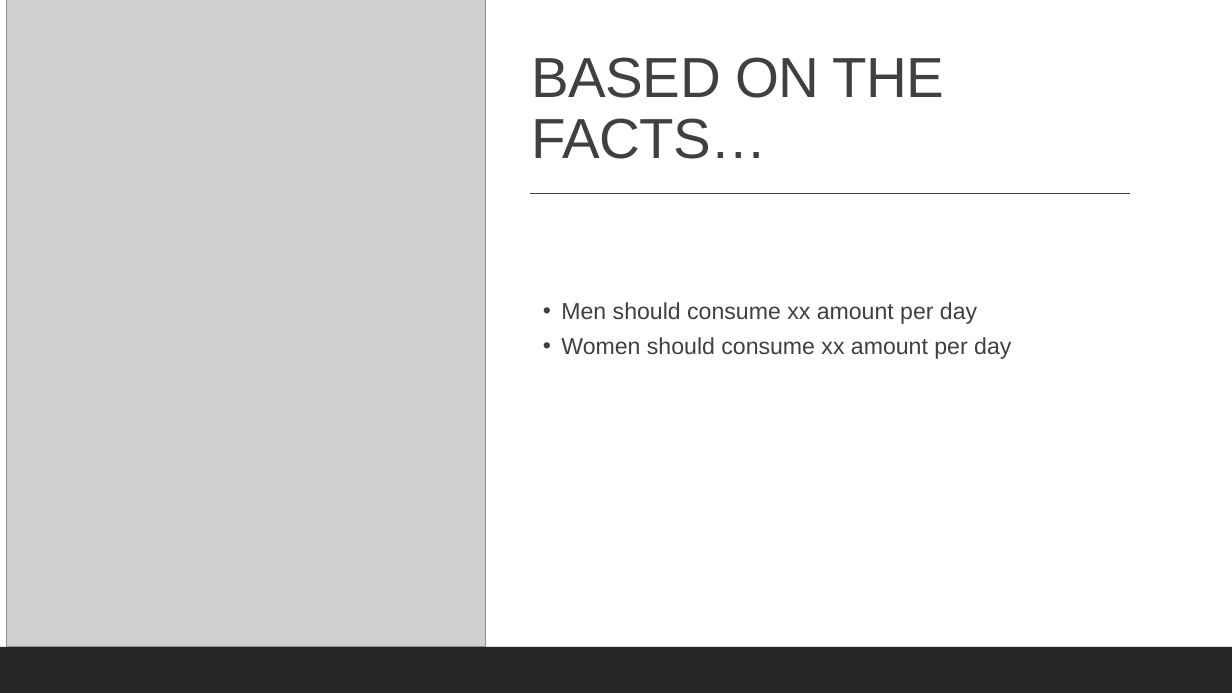
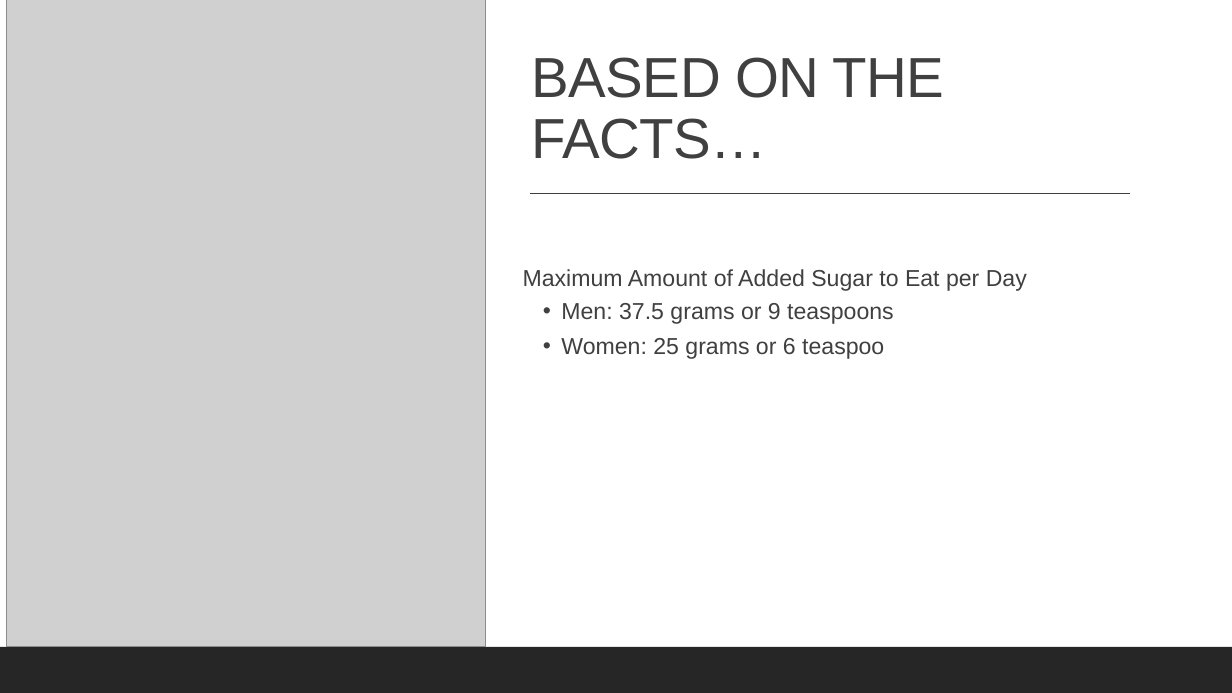
Before and after one commit to cbeachey/project1_influencers, a slide deck: slide 4 of Effects of Sugar Consumption.pptx. Drawn at 1232x693 pixels with LibreOffice and Linux fonts; fonts in the diff are those of the drawing; grey boxes stand for pictures. Boxes give left, top, right and bottom in pixels: in the first picture for what was removed or moved away, otherwise in the second. Text is boxed around its words. In the diff, an @@ line names an element or a change of style, - is before the commit and + after.

```diff
--- a/Effects of Sugar Consumption.pptx
+++ b/Effects of Sugar Consumption.pptx
@@ text at [523,269,1027,359]: text changed @@
-  • Men should consume xx amount per day
-  • Women should consume xx amount per day
+Maximum Amount of Added Sugar to Eat per Day
+  • Men: 37.5 grams or 9 teaspoons
+  • Women: 25 grams or 6 teaspoo
```
Also in this commit, not shown: 3 other slides changed, 9 other files.
